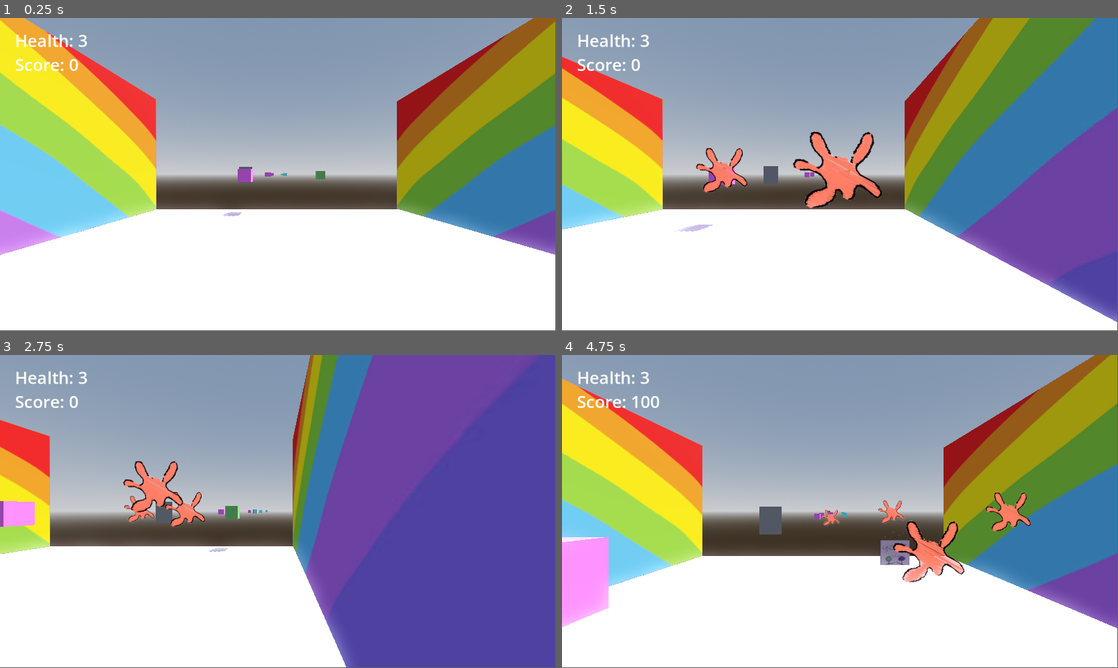
Above: before the commit, frames 1-4 (two rows, left to right).
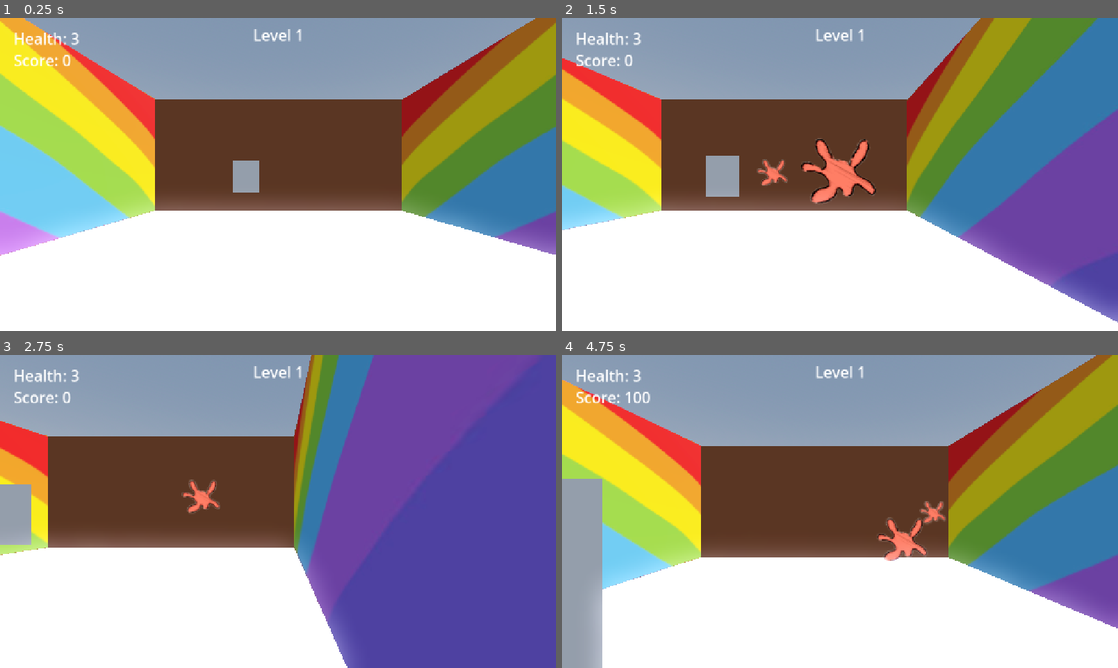
Above: after the commit, the same moments.

Repository: Ava-TU/ShooterGame_Assignment
Game: Godot game, scene res://Scenes/Level.tscn
Two runs of this game, one before a commit and one after it. Both use one fixed random seed, a clock stepped at 60 frames per second and the inputs below. The project has no main scene, so this scene is started directly.
Inputs (mouse positions are in pixels of both pictures, inside the frame that each line leads up to):
- Up to frame 1 (0.25 s): no input
- Up to frame 2 (1.5 s): tap Enter (ui_accept) at 0.5, 0.77 s; move the mouse to (962, 158) at 0.52 s; hold D (right) 0.53-1.28 s; click (962, 158) at 0.6 s; move the mouse to (728, 190) at 1.27 s; hold Down (ui_down) from 1.28 s (still down); click (728, 190) at 1.35 s
- Up to frame 3 (2.75 s): tap Enter (ui_accept) at 1.52 s; move the mouse to (333, 442) at 2.02 s; release Down (ui_down) at 2.03 s; hold D (right) from 2.03 s (still down); click (333, 442) at 2.1 s
- Up to frame 4 (4.75 s): move the mouse to (812, 574) at 2.77 s; release D (right) at 2.78 s; hold Up (ui_up) 2.78-3.53 s; click (812, 574) at 2.85 s; tap Enter (ui_accept) at 3.02, 3.77, 4.52 s; move the mouse to (1006, 558) at 3.52 s; hold A (left) from 3.53 s (still down); click (1006, 558) at 3.6 s; move the mouse to (673, 464) at 4.27 s; click (673, 464) at 4.35 s
In our replay, the window is 799x449 before the commit and 800x450 after it. These sizes can differ from the game's own. Grey fills any space a smaller window leaves; there, only what the larger window draws over its background counts as a difference.

The runs differ from the first frame. In frame 1, 18% of the frame differs, in the area x 0-100%, y 0-76%; in frame 2, 17%; in frame 3, 18%; in frame 4, 23%, in the area x 0-100%, y 0-100%.

Commit message:
score makes level increase & makes canvas faster
level increases when you gain 500 points and the canvas speed increases too to make it harder

Diff:
--- a/shooter_assignment/Modules/canvas1.tscn
+++ b/shooter_assignment/Modules/canvas1.tscn
@@ -6,7 +6,10 @@
 
 [sub_resource type="BoxShape3D" id="BoxShape3D_5clhy"]
 
+[sub_resource type="StandardMaterial3D" id="StandardMaterial3D_5clhy"]
+
 [sub_resource type="QuadMesh" id="QuadMesh_5clhy"]
+material = SubResource("StandardMaterial3D_5clhy")
 size = Vector2(2, 2.5)
 
 [node name="Canvas1" type="Node3D" groups=["Canvas"]]
--- a/shooter_assignment/Modules/canvas2.tscn
+++ b/shooter_assignment/Modules/canvas2.tscn
@@ -2,11 +2,11 @@
 
 [ext_resource type="Script" uid="uid://d15r2h407ojnx" path="res://Scripts/modules.gd" id="1_lovp1"]
 
-[sub_resource type="StandardMaterial3D" id="StandardMaterial3D_jywch"]
-albedo_color = Color(1, 0.466667, 1, 1)
+[sub_resource type="StandardMaterial3D" id="StandardMaterial3D_lovp1"]
 
-[sub_resource type="BoxMesh" id="BoxMesh_lovp1"]
-material = SubResource("StandardMaterial3D_jywch")
+[sub_resource type="QuadMesh" id="QuadMesh_lovp1"]
+material = SubResource("StandardMaterial3D_lovp1")
+size = Vector2(2, 2.5)
 
 [sub_resource type="BoxShape3D" id="BoxShape3D_jywch"]
 
@@ -19,7 +19,7 @@
 transform = Transform3D(1, 0, 0, 0, 1, 0, 0, 0, 1, -2.5, 0, 0)
 
 [node name="MeshInstance3D" type="MeshInstance3D" parent="StaticBody3D"]
-mesh = SubResource("BoxMesh_lovp1")
+mesh = SubResource("QuadMesh_lovp1")
 
 [node name="CollisionShape3D" type="CollisionShape3D" parent="StaticBody3D"]
 shape = SubResource("BoxShape3D_jywch")
--- a/shooter_assignment/Modules/canvas3.tscn
+++ b/shooter_assignment/Modules/canvas3.tscn
@@ -2,11 +2,11 @@
 
 [ext_resource type="Script" uid="uid://d15r2h407ojnx" path="res://Scripts/modules.gd" id="1_qfjj6"]
 
-[sub_resource type="StandardMaterial3D" id="StandardMaterial3D_sat42"]
-albedo_color = Color(0.501961, 1, 1, 1)
+[sub_resource type="StandardMaterial3D" id="StandardMaterial3D_qfjj6"]
 
-[sub_resource type="BoxMesh" id="BoxMesh_sat42"]
-material = SubResource("StandardMaterial3D_sat42")
+[sub_resource type="QuadMesh" id="QuadMesh_58rer"]
+material = SubResource("StandardMaterial3D_qfjj6")
+size = Vector2(2, 2.5)
 
 [sub_resource type="BoxShape3D" id="BoxShape3D_sat42"]
 
@@ -19,7 +19,7 @@
 transform = Transform3D(1, 0, 0, 0, 1, 0, 0, 0, 1, 2.5, 0, 0)
 
 [node name="MeshInstance3D" type="MeshInstance3D" parent="StaticBody3D"]
-mesh = SubResource("BoxMesh_sat42")
+mesh = SubResource("QuadMesh_58rer")
 
 [node name="CollisionShape3D" type="CollisionShape3D" parent="StaticBody3D"]
 shape = SubResource("BoxShape3D_sat42")
--- a/shooter_assignment/Modules/canvas4.tscn
+++ b/shooter_assignment/Modules/canvas4.tscn
@@ -2,11 +2,11 @@
 
 [ext_resource type="Script" uid="uid://d15r2h407ojnx" path="res://Scripts/modules.gd" id="1_kyi68"]
 
-[sub_resource type="StandardMaterial3D" id="StandardMaterial3D_0aqys"]
-albedo_color = Color(0.494118, 0.792157, 0.470588, 1)
+[sub_resource type="StandardMaterial3D" id="StandardMaterial3D_kyi68"]
 
-[sub_resource type="BoxMesh" id="BoxMesh_0aqys"]
-material = SubResource("StandardMaterial3D_0aqys")
+[sub_resource type="QuadMesh" id="QuadMesh_yg5u5"]
+material = SubResource("StandardMaterial3D_kyi68")
+size = Vector2(2, 2.5)
 
 [sub_resource type="BoxShape3D" id="BoxShape3D_0aqys"]
 
@@ -19,7 +19,7 @@
 transform = Transform3D(1, 0, 0, 0, 1, 0, 0, 0, 1, 5, 0, 0)
 
 [node name="MeshInstance3D" type="MeshInstance3D" parent="StaticBody3D"]
-mesh = SubResource("BoxMesh_0aqys")
+mesh = SubResource("QuadMesh_yg5u5")
 
 [node name="CollisionShape3D" type="CollisionShape3D" parent="StaticBody3D"]
 shape = SubResource("BoxShape3D_0aqys")
--- a/shooter_assignment/Scenes/Level.tscn
+++ b/shooter_assignment/Scenes/Level.tscn
@@ -59,8 +59,44 @@
 [sub_resource type="PlaneMesh" id="PlaneMesh_5rrr5"]
 material = SubResource("StandardMaterial3D_or7tv")
 
+[sub_resource type="StandardMaterial3D" id="StandardMaterial3D_b10nm"]
+albedo_color = Color(0.640034, 0.386428, 0.235442, 1)
+
+[sub_resource type="PlaneMesh" id="PlaneMesh_fhlu0"]
+material = SubResource("StandardMaterial3D_b10nm")
+
 [node name="Node3D" type="Node3D"]
 script = ExtResource("1_133si")
+
+[node name="CanvasLayer" type="CanvasLayer" parent="."]
+
+[node name="Label" type="Label" parent="CanvasLayer"]
+offset_left = 31.0
+offset_top = 22.0
+offset_right = 218.0
+offset_bottom = 91.0
+theme_override_font_sizes/font_size = 35
+text = "Health: "
+
+[node name="ScoreLabel" type="Label" parent="CanvasLayer"]
+offset_left = 31.0
+offset_top = 72.0
+offset_right = 134.0
+offset_bottom = 121.0
+theme_override_font_sizes/font_size = 35
+text = "Score:"
+
+[node name="LevelLabel" type="Label" parent="CanvasLayer"]
+anchors_preset = 5
+anchor_left = 0.5
+anchor_right = 0.5
+offset_left = -58.0
+offset_top = 14.0
+offset_right = 59.0
+offset_bottom = 63.0
+grow_horizontal = 2
+theme_override_font_sizes/font_size = 35
+text = "Level 1"
 
 [node name="LevelStuff" type="Node3D" parent="."]
 transform = Transform3D(1, 0, 0, 0, 1, 0, 0, 0, 1, 0, 3.26448, -13.8366)
@@ -129,22 +165,15 @@
 transform = Transform3D(1, 0, 0, 0, 1, 0, 3.55271e-15, 0, 0.6988, -0.180376, 0, 0.00432253)
 shape = SubResource("BoxShape3D_5rrr5")
 
-[node name="CanvasLayer" type="CanvasLayer" parent="."]
+[node name="FrontWall" type="StaticBody3D" parent="."]
+transform = Transform3D(-5.19374e-08, 0, -6.52355, 0, 6.8392, 0, 1.18819, 0, -2.85153e-07, 0.0379839, 4.45836, -13.1648)
 
-[node name="Label" type="Label" parent="CanvasLayer"]
-offset_left = 31.0
-offset_top = 22.0
-offset_right = 218.0
-offset_bottom = 91.0
-theme_override_font_sizes/font_size = 35
-text = "Health: "
+[node name="MeshInstance3D2" type="MeshInstance3D" parent="FrontWall"]
+transform = Transform3D(2.09862e-07, 1, -2.49115e-15, -6.9954e-08, 1.91069e-15, -0.651899, -1.60037, 1.31134e-07, 2.84954e-08, -0.34722, 0.0690585, 0.0088086)
+mesh = SubResource("PlaneMesh_fhlu0")
 
-[node name="ScoreLabel" type="Label" parent="CanvasLayer"]
-offset_left = 31.0
-offset_top = 72.0
-offset_right = 134.0
-offset_bottom = 121.0
-theme_override_font_sizes/font_size = 35
-text = "Score:"
+[node name="CollisionShape3D" type="CollisionShape3D" parent="FrontWall"]
+transform = Transform3D(1, 0, -1.42109e-14, 0, 1, 0, 5.32907e-15, 0, 0.903173, -0.180376, 0, 0.00375021)
+shape = SubResource("BoxShape3D_5rrr5")
 
 [connection signal="area_entered" from="CharacterBody3D/Player Hit Box" to="CharacterBody3D" method="_on_player_hit_box_area_entered"]
--- a/shooter_assignment/Scenes/paintingOne.tscn
+++ b/shooter_assignment/Scenes/paintingOne.tscn
@@ -52,7 +52,7 @@
 initial_velocity_max = 125.6
 angular_velocity_min = 61.82
 angular_velocity_max = 323.63
-scale_amount_min = 0.2
-scale_amount_max = 0.5
+scale_amount_min = 0.3
+scale_amount_max = 0.6
 scale_amount_curve = SubResource("Curve_hlsd3")
 color = Color(1, 1, 0, 1)
--- a/shooter_assignment/Scenes/painting_four.tscn
+++ b/shooter_assignment/Scenes/painting_four.tscn
@@ -52,7 +52,7 @@
 initial_velocity_max = 125.6
 angular_velocity_min = 61.82
 angular_velocity_max = 323.63
-scale_amount_min = 0.2
-scale_amount_max = 0.5
+scale_amount_min = 0.3
+scale_amount_max = 0.7
 scale_amount_curve = SubResource("Curve_wtfh2")
 color = Color(0.980392, 0.372549, 0.921569, 1)
--- a/shooter_assignment/Scenes/painting_three.tscn
+++ b/shooter_assignment/Scenes/painting_three.tscn
@@ -52,7 +52,7 @@
 initial_velocity_max = 125.6
 angular_velocity_min = 61.82
 angular_velocity_max = 323.63
-scale_amount_min = 0.2
-scale_amount_max = 0.5
+scale_amount_min = 0.3
+scale_amount_max = 0.7
 scale_amount_curve = SubResource("Curve_is4ha")
 color = Color(0.27451, 0.796078, 0.921569, 1)
--- a/shooter_assignment/Scenes/painting_two.tscn
+++ b/shooter_assignment/Scenes/painting_two.tscn
@@ -52,7 +52,7 @@
 initial_velocity_max = 125.6
 angular_velocity_min = 61.82
 angular_velocity_max = 323.63
-scale_amount_min = 0.2
-scale_amount_max = 0.5
+scale_amount_min = 0.3
+scale_amount_max = 0.7
 scale_amount_curve = SubResource("Curve_3u35x")
 color = Color(0, 0.8, 0.109804, 1)
--- /dev/null
+++ b/shooter_assignment/Scenes/startScreen.tscn
@@ -0,0 +1,3 @@
+[gd_scene format=3 uid="uid://bnmrft32mxego"]
+
+[node name="CanvasLayer" type="CanvasLayer"]
--- a/shooter_assignment/Scripts/Global.gd
+++ b/shooter_assignment/Scripts/Global.gd
@@ -2,3 +2,14 @@
 
 var health = 3
 var score = 0
+var currentLevel = 1
+var nextTarget = 500
+var canvasSpeed = 3
+
+func _process(delta: float) -> void:
+
+	if score == nextTarget:
+		currentLevel += 1
+		nextTarget += 500
+		canvasSpeed += 10
+		print (nextTarget)
--- a/shooter_assignment/Scripts/character_body_3d.gd
+++ b/shooter_assignment/Scripts/character_body_3d.gd
@@ -12,6 +12,7 @@
 
 	$"../CanvasLayer/Label".text = "Health: " + str(Global.health)
 	$"../CanvasLayer/ScoreLabel".text = "Score: " + str(Global.score)
+	$"../CanvasLayer/LevelLabel".text = "Level " + str(Global.currentLevel)
 
 	##SHOOTING
 	if Input.is_action_just_pressed("shoot"):
--- a/shooter_assignment/Scripts/game_over.gd
+++ b/shooter_assignment/Scripts/game_over.gd
@@ -5,6 +5,9 @@
 	get_tree().change_scene_to_file("res://Scenes/Level.tscn")
 	Global.health = 3
 	Global.score = 0
+	Global.currentLevel = 1
+	Global.nextTarget = 500
+	Global.canvasSpeed = 3
 
 
 func _on_quit_pressed() -> void:
--- a/shooter_assignment/Scripts/level.gd
+++ b/shooter_assignment/Scripts/level.gd
@@ -8,6 +8,7 @@
 
 # Called when the node enters the scene tree for the first time.
 func _ready() -> void:
+
 	for n in amount:
 		SpawnModule(n * offset)
 
--- a/shooter_assignment/Scripts/modules.gd
+++ b/shooter_assignment/Scripts/modules.gd
@@ -6,12 +6,11 @@
 @onready var paintThree = preload("res://Scenes/painting_three.tscn")
 @onready var paintFour = preload("res://Scenes/painting_four.tscn")
 
-var speed = 3
 var rng = RandomNumberGenerator.new()
 
 # Called every frame. 'delta' is the elapsed time since the previous frame.
 func _process(delta: float) -> void:
-	position.z += speed * delta
+	position.z += Global.canvasSpeed * delta
 	if position.z > 15:
 		level.SpawnModule(position.z + (level.amount * level.offset))
 		print("Canvas Delete")
@@ -21,6 +20,8 @@
 
 		if Global.health <= 0:
 			get_tree().change_scene_to_file("res://Scenes/game_over.tscn")
+
+
 
 
 
@@ -88,7 +89,3 @@
 	get_tree().root.add_child(hit_ChangeFour)
 	print("OMG")
 	queue_free()
-
-
-func _on_timer_timeout() -> void:
-	print ("Timer Stop")
--- a/shooter_assignment/Scripts/paint.gd
+++ b/shooter_assignment/Scripts/paint.gd
@@ -1,6 +1,6 @@
 extends Area3D
 
-var speed = 2
+var speed = 5
 
 func _process(delta):
 	position += transform.basis * Vector3(0, 0, -speed) * delta
--- a/shooter_assignment/Scripts/painting_one.gd
+++ b/shooter_assignment/Scripts/painting_one.gd
@@ -3,7 +3,6 @@
 @onready var paintOneEmit = $CPUParticles3D
 
 func _process(delta: float) -> void:
-	print(global_position.y)
 	paintOneEmit.emitting = true
 
 	if position.y < -5:
--- a/shooter_assignment/project.godot
+++ b/shooter_assignment/project.godot
@@ -18,6 +18,13 @@
 
 Global="*res://Scripts/Global.gd"
 
+[display]
+
+window/size/viewport_width=1280
+window/size/viewport_height=720
+window/stretch/mode="canvas_items"
+window/stretch/aspect="expand"
+
 [input]
 
 left={
Not shown: 1 places in shooter_assignment/Modules/canvas1.tscn that only renumber resources
Not shown: 1 places in shooter_assignment/Scenes/Level.tscn that only renumber resources
